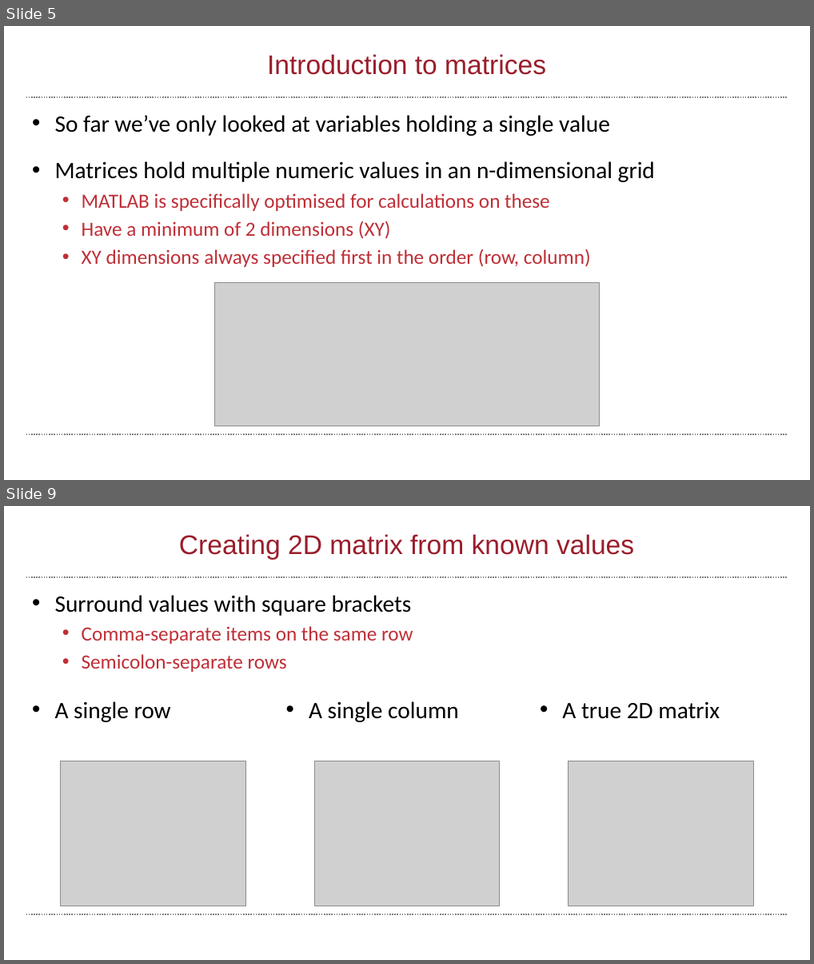
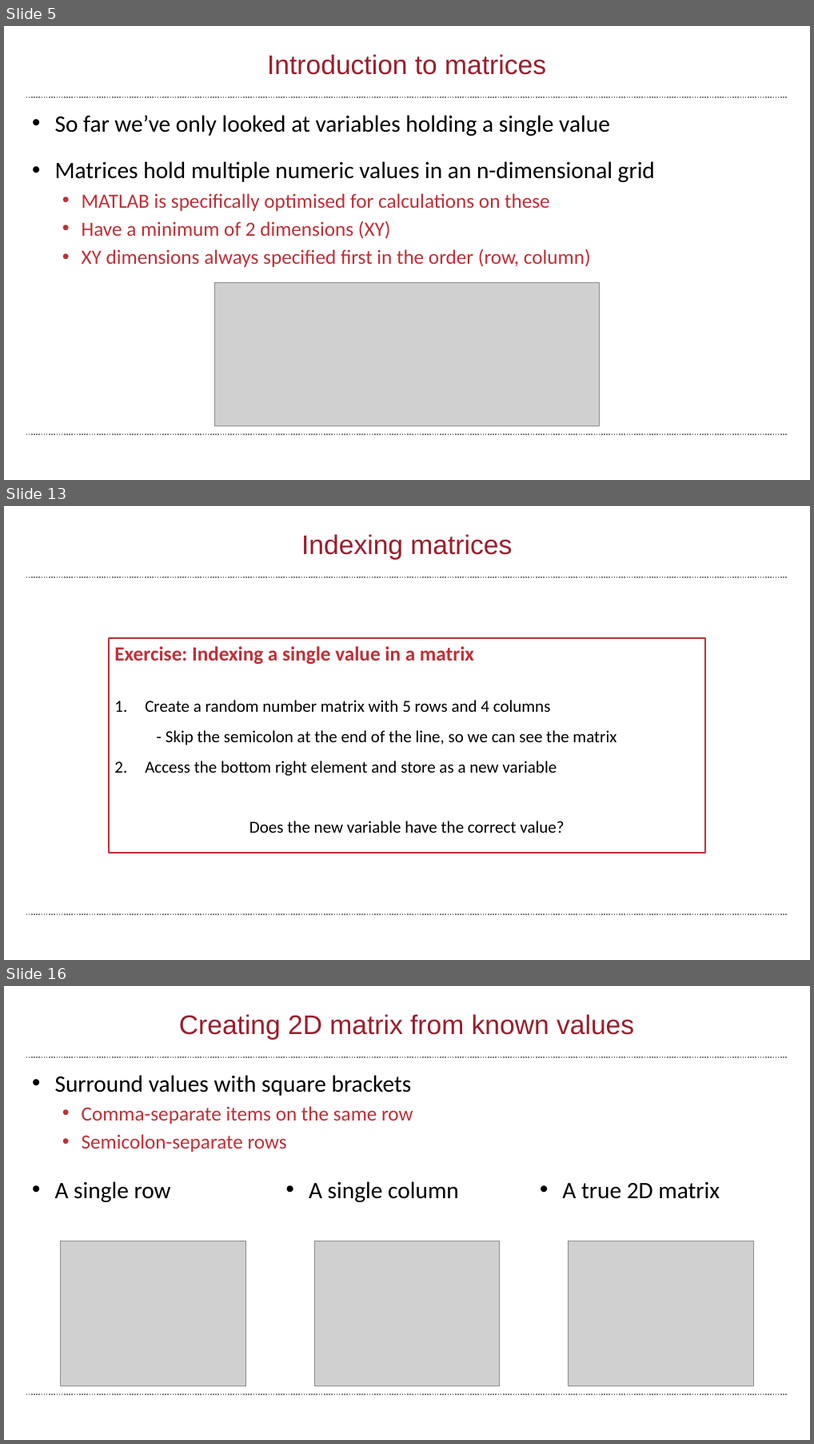
Before and after one commit to wbif-bristol/MATLAB-course, a slide deck: Session 2 - Matrices and image processing/MATLAB Session 2.pptx. Shown one above the other, each under a label of ours: slides 5 and 9 before the commit, slides 5, 13 and 16 after it; the slides between them are not shown. The pictures are 814x964 and 814x1444 pixels, drawn with LibreOffice and Linux fonts; fonts in the diff are those of the drawing; grey boxes stand for pictures; background and template pictures are left out. Boxes give left, top, right and bottom in pixels: in the first picture for what was removed or moved away, otherwise in the second. Text is boxed around its words. In the diff, an @@ line names an element or a change of style, - is before the commit and + after.

Commit message:
Added indexing to Session 2

```diff
--- a/Session 2 - Matrices and image processing/MATLAB Session 2.pptx
+++ b/Session 2 - Matrices and image processing/MATLAB Session 2.pptx
@@ slide 13 added at box(4, 506, 810, 960), background #FFFFFF; not listed: 2 template elements that a slide beside it also shows @@
@@ title added at box(302, 534, 512, 560), 32 pt, text #9A1D2B @@
+Indexing matrices
@@ rectangle added at box(109, 638, 706, 852), fill #FFFFFF, outline #BF2F37 2 pt @@
@@ text added at box(114, 646, 617, 832), 20 pt, text #000000 @@
+Exercise: Indexing a single value in a matrix
+1. Create a random number matrix with 5 rows and 4 columns
+- Skip the semicolon at the end of the line, so we can see the matrix
+2. Access the bottom right element and store as a new variable
+Does the new variable have the correct value?
@@ what was slide 9 is now slide 16 @@
```
Also in this commit, not shown: 1 slide changed, 9 other slides added, 2 slides removed.
